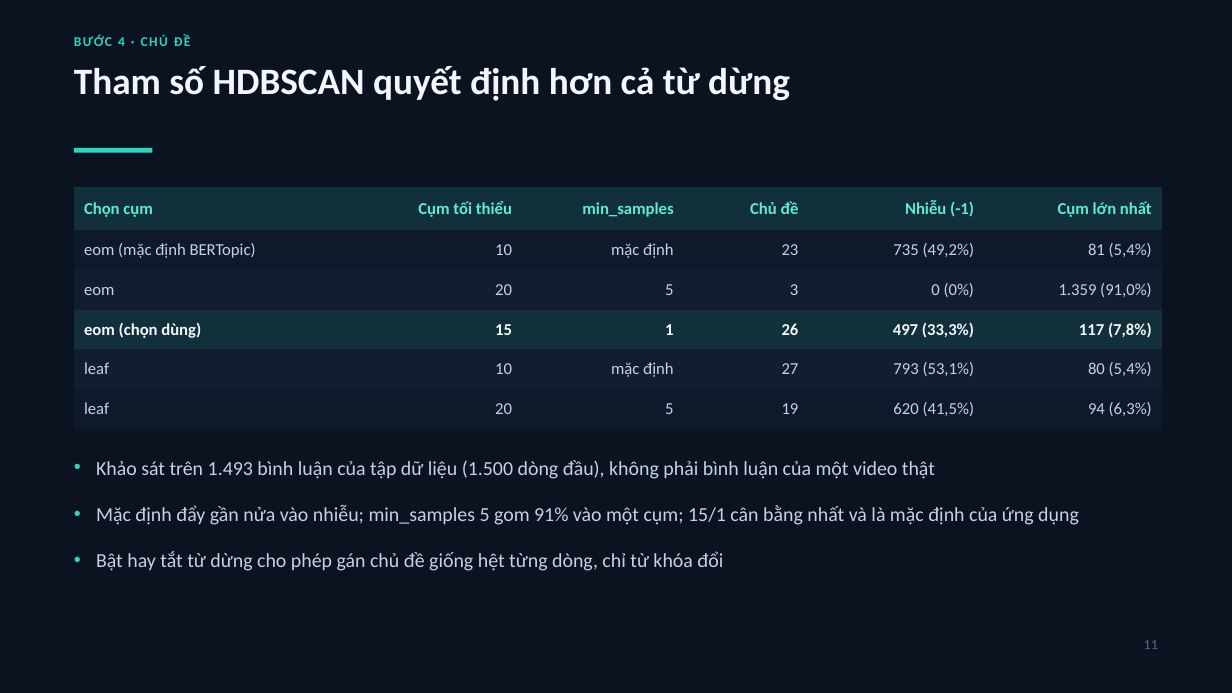
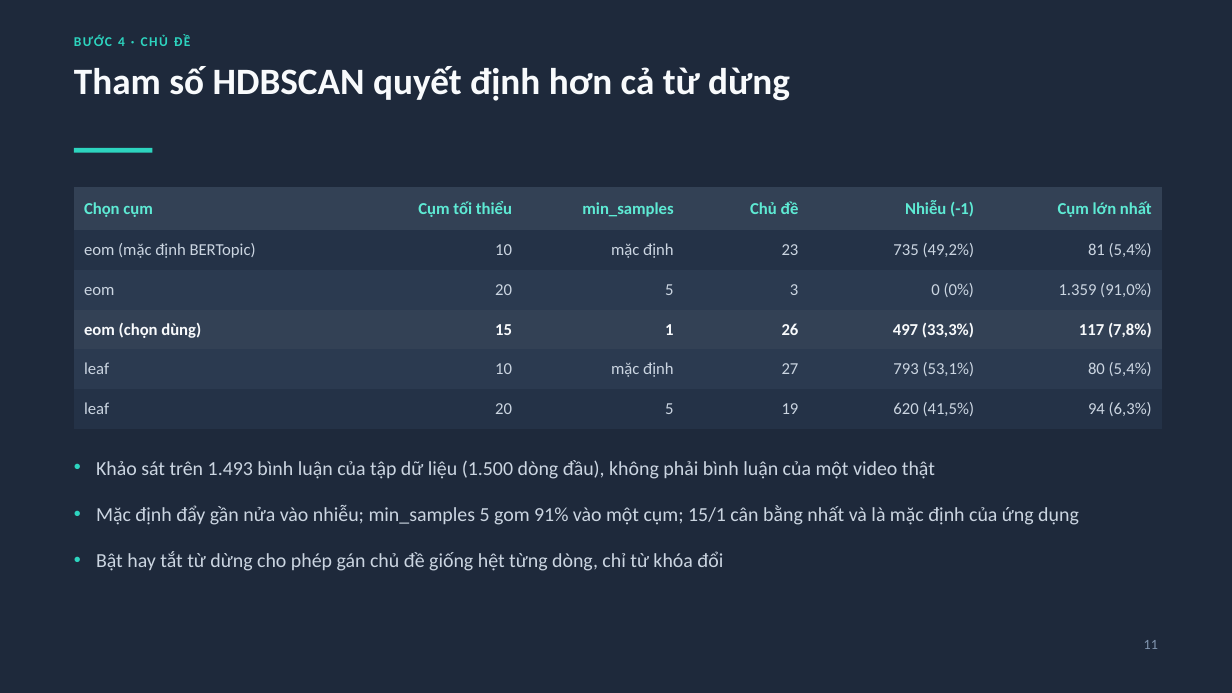
Before and after one commit to Phuhieu24/NLP_PhanTichBinhLuanYoutube, a slide deck: slide 11 of report/CS221_slide.pptx. Drawn at 1232x693 pixels with LibreOffice and Linux fonts; fonts in the diff are those of the drawing. Boxes give left, top, right and bottom in pixels: in the first picture for what was removed or moved away, otherwise in the second. Text is boxed around its words. In the diff, an @@ line names an element or a change of style, - is before the commit and + after.

Commit message:
feat(slides): ba bảng màu chọn bằng --theme, mặc định nền xám than
Bài thuyết trình trước đây khóa cứng một bảng màu nền xanh đen #0B1220,
chủ repo thấy tối quá khi trình chiếu.

- build_slides_pptx.py: THEMES gom ba bảng màu slate (#1E293B, mặc định),
  dark (#0B1220, bản cũ) và light (#FAFAF9, bản trước patch dark); cờ
  --theme và --out; THEME_IMAGES chọn bộ ảnh có nền khớp từng theme.
- build_dark_assets.py: cờ --theme dark|slate cho nền ma trận nhầm lẫn,
  cờ --skip-svg để chỉ vẽ lại ảnh mà không ghi đè hai SVG đã commit.
  Khối argparse đặt trước vòng lặp ghi SVG vì vòng lặp chạy ở cấp module.
- confusion_slate.png: ma trận nhầm lẫn nền #1E293B, thang màu chỉnh theo
  nền mới; confusion_dark.png giữ nguyên cho theme dark.
- CS221_slide.pptx dựng lại theme slate: 18 slide, đủ ghi chú người nói.

Nội dung slide không đổi, chỉ đổi màu. 146 kiểm thử vẫn qua.

```diff
--- a/report/CS221_slide.pptx
+++ b/report/CS221_slide.pptx
@@ background #0B1220 to #1E293B @@
@@ text "Tham số HDBSCAN quyết định ..." at (74,66,790,101): text colour #F2F6FB to #F8FAFC @@
@@ table at (74,187,1162,429) @@
@@ fill #12303A to #334155 in 12 cells @@
@@ fill #0E1929 to #243247 in 12 cells @@
@@ fill #121E30 to #2B3A50 in 12 cells @@
@@ text colour #C5D2E4 to #CBD5E1 in "eom (mặc định BERTopic)", "10", "mặc định", "23" and 20 more places @@
@@ text colour #F2F6FB to #F8FAFC in "eom (chọn dùng)", "15", "1", "26" and 2 more places @@
@@ text "Khảo sát trên 1.493 bình ..." at (96,460,1079,571): text colour #C5D2E4 to #CBD5E1 @@
@@ text "11" at (1144,640,1158,649): text colour #55688A to #8296B0 @@
```
Also in this commit, not shown: 17 other slides changed, 4 other files.
